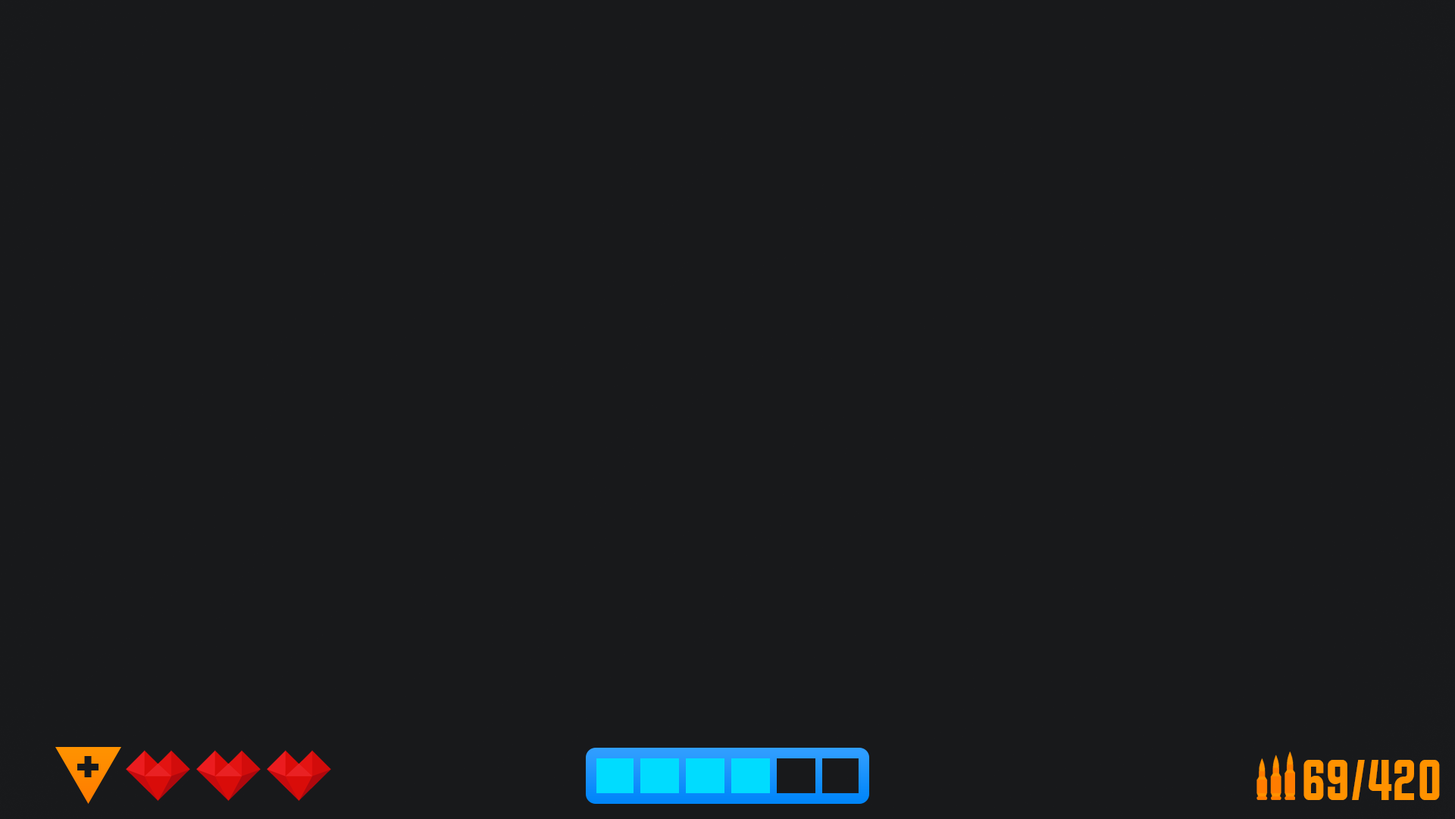
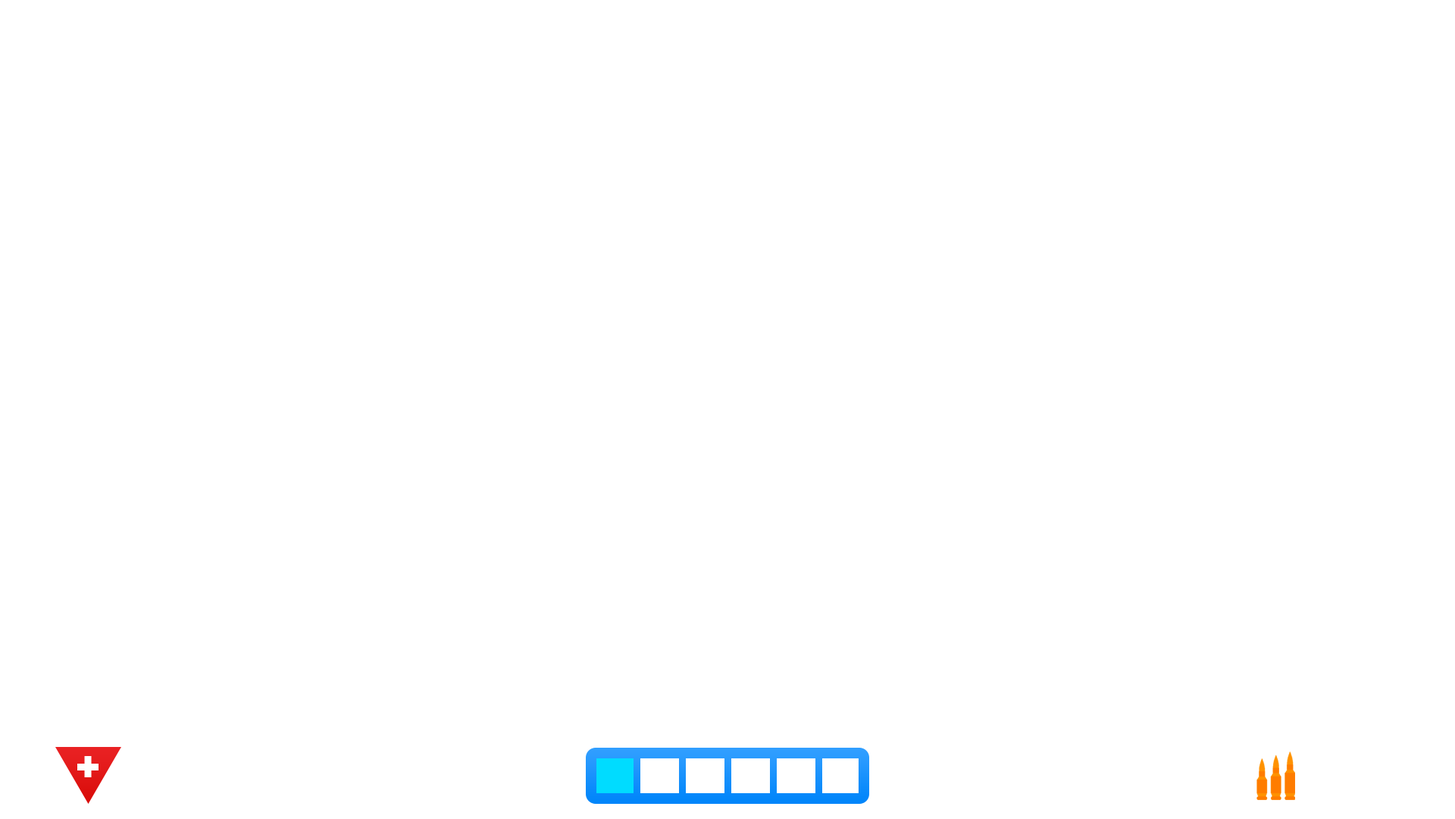
The second 1455 x 819 image is a revision of the first. Changes to its layers:
hid "Layer 3 copy 3" over [266, 749, 332, 802]
hid "Layer 3 copy" over [196, 749, 261, 802]
hid "Layer 3" over [125, 749, 191, 802]
painted on "bar" over [640, 757, 771, 793]
hid "69/420" over [1303, 759, 1441, 800]
hid "Layer 0" over [0, 0, 1455, 819]
